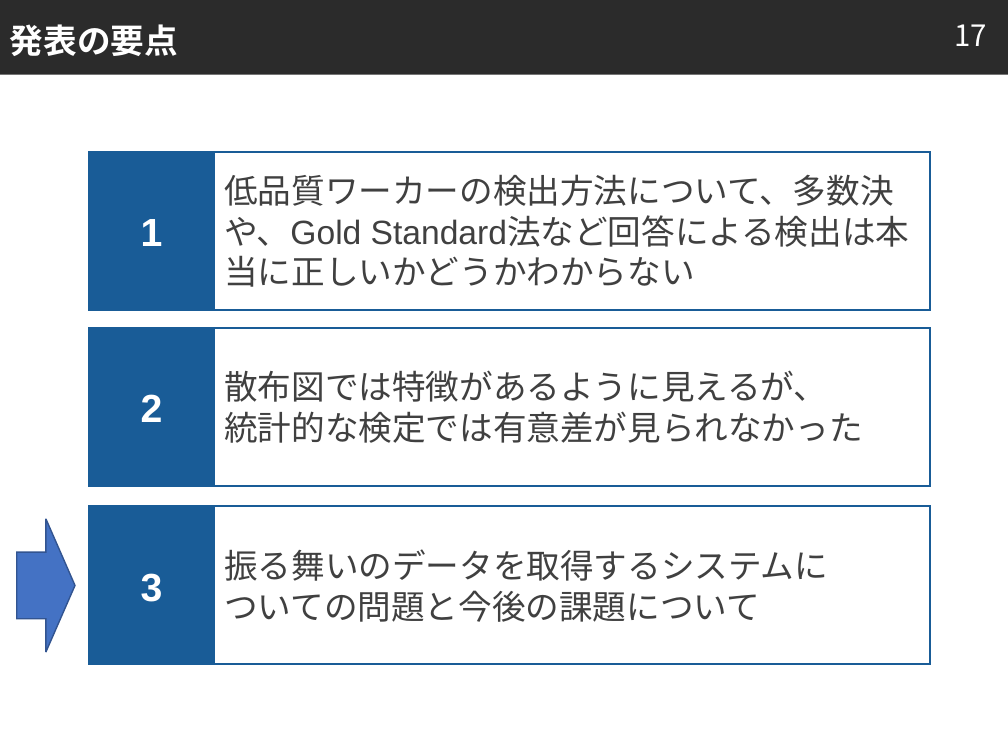
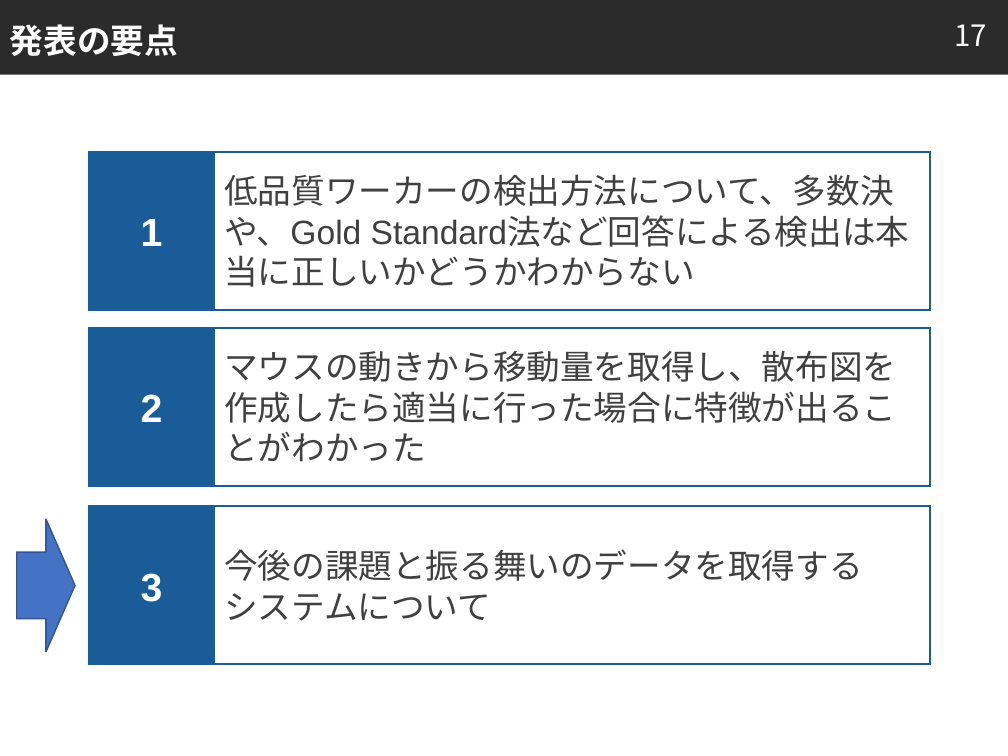
Before and after one commit to tomoya-mikami/task2, a slide deck: slide 17 of slide/presentation.pptx. Drawn at 1008x756 pixels with LibreOffice and Linux fonts; fonts in the diff are those of the drawing; background and template pictures are left out; a plain dark background stands for a picture behind light text. Boxes give left, top, right and bottom in pixels: in the first picture for what was removed or moved away, otherwise in the second. Text is boxed around its words. In the diff, an @@ line names an element or a change of style, - is before the commit and + after.

```diff
--- a/slide/presentation.pptx
+++ b/slide/presentation.pptx
@@ text in rectangle at (224,351,896,462): text changed @@
-散布図では特徴があるように見えるが、
-統計的な検定では有意差が見られなかった
+マウスの動きから移動量を取得し、散布図を作成したら適当に行った場合に特徴が出ることがわかった
@@ text in rectangle at (224,549,862,621): text changed @@
-振る舞いのデータを取得するシステムに
-ついての問題と今後の課題について
+今後の課題と振る舞いのデータを取得する
+システムについて
```
Also in this commit, not shown: 5 other slides changed, 1 other file.
